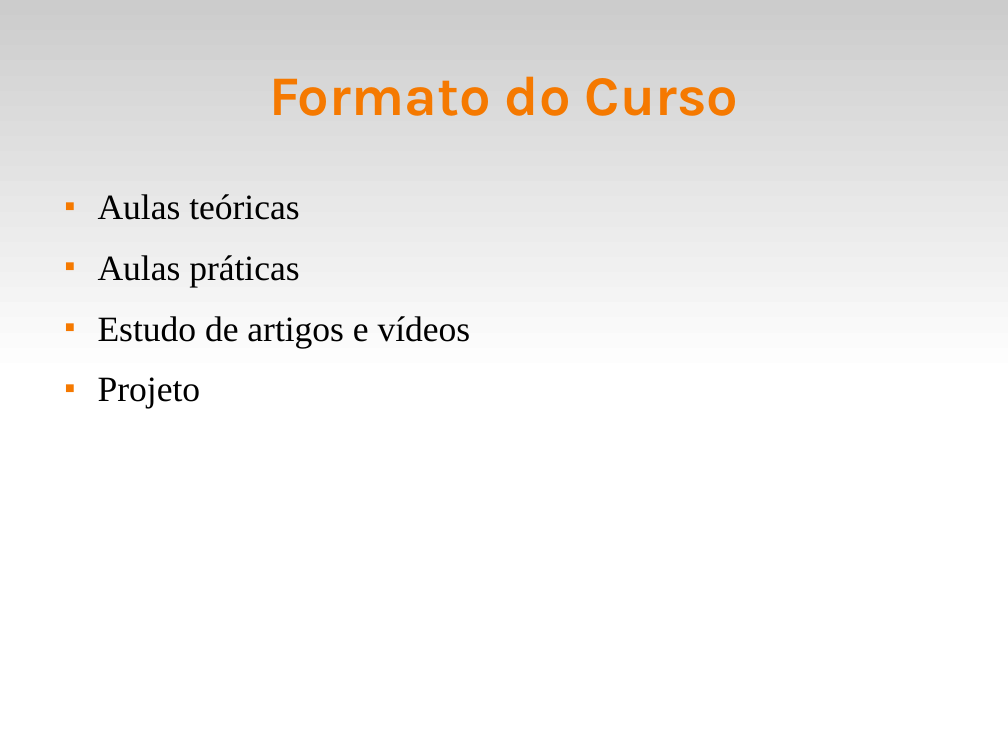
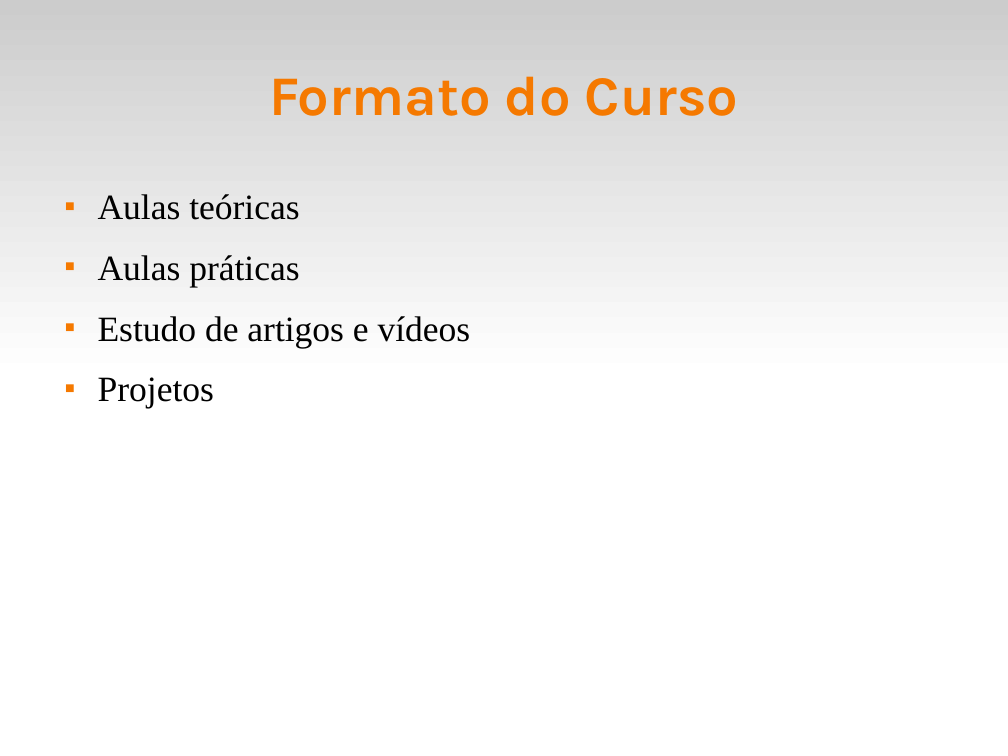
Before and after one commit to fsantanna-uerj/reativos, a slide deck: slide 3 of slides/00_intro.odp. Drawn at 1008x756 pixels with LibreOffice and Linux fonts; fonts in the diff are those of the drawing. Boxes give left, top, right and bottom in pixels: in the first picture for what was removed or moved away, otherwise in the second. Text is boxed around its words. In the diff, an @@ line names an element or a change of style, - is before the commit and + after.

```diff
--- a/slides/00_intro.odp
+++ b/slides/00_intro.odp
@@ text at <box>98,377,214,408</box>: text changed @@
-■ Projeto
+■ Projetos
```
Also in this commit, not shown: 6 other slides changed, 1 slide added, 2 slides removed, 7 other files.
